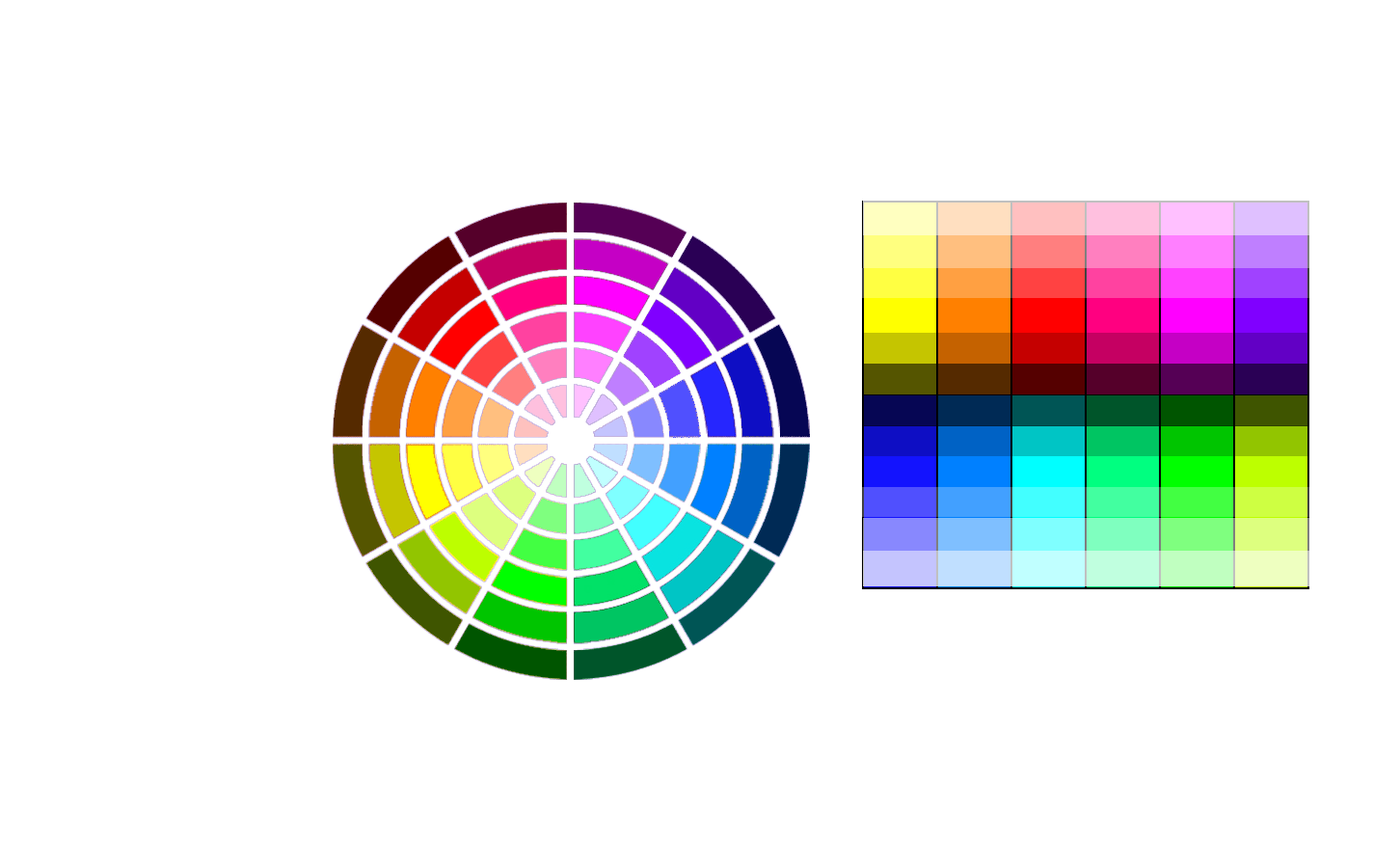
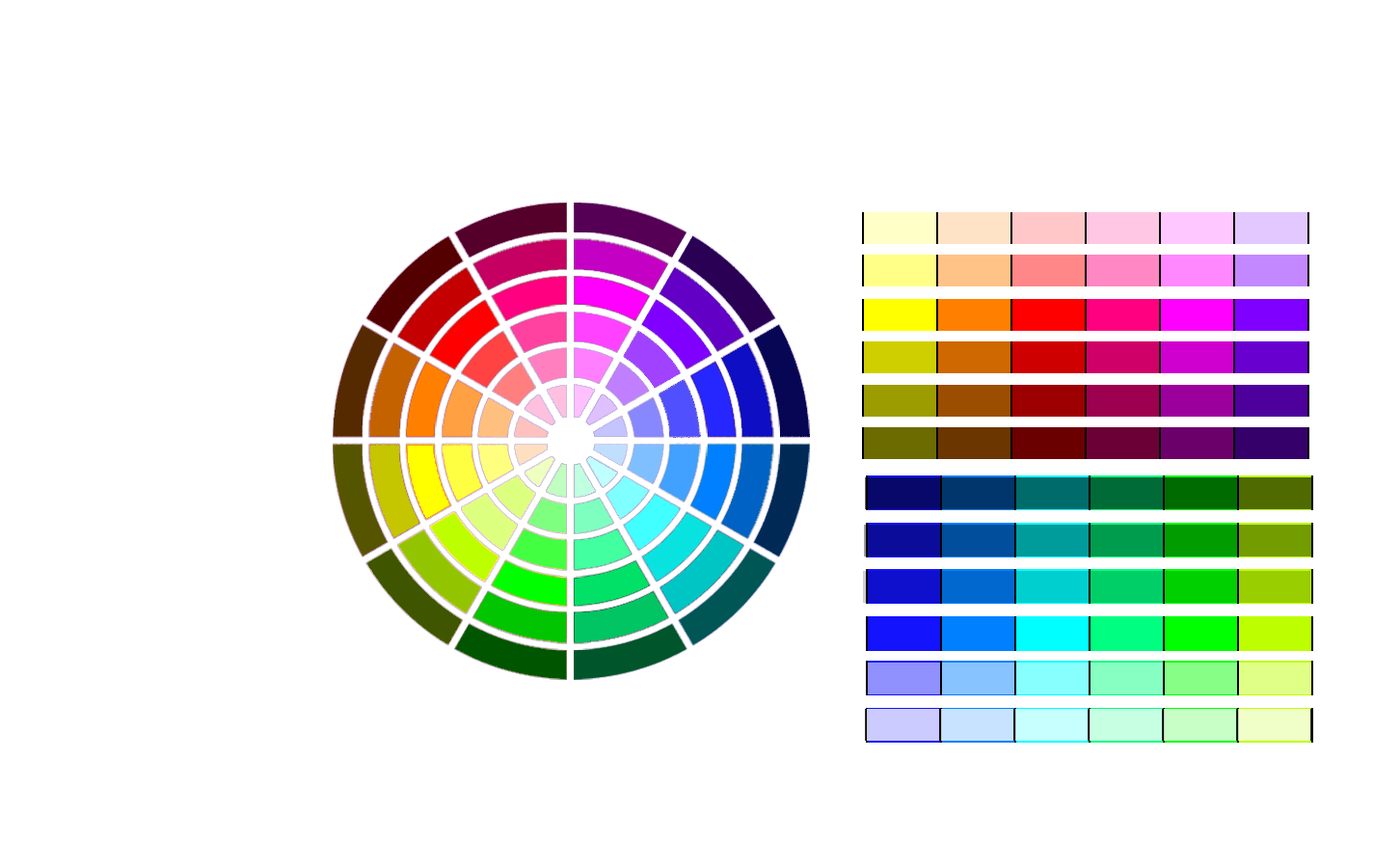
Before/after of a 1400 x 868 layered artwork. What changed in the layer stack:
added layer "W1" (78%) above "W2" over <box>862,212,1313,741</box>
added layer "W2" (53%) above "B3" over <box>862,254,1314,695</box>
added layer "B3" (19%) above "B2" over <box>862,341,1311,603</box>
added layer "B2" (39%) above "B1 #1" over <box>862,384,1312,557</box>
added layer "B1 #1" (58%) above "H" over <box>862,427,1313,510</box>
added layer "H" above "B1" over <box>862,212,1314,743</box>
renamed "Layer" to "B1", hid it over <box>862,200,1310,590</box>
